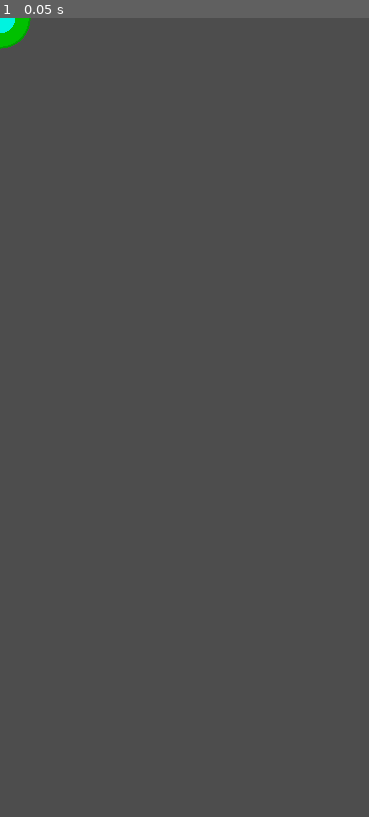
Above: before the commit, frame 1.
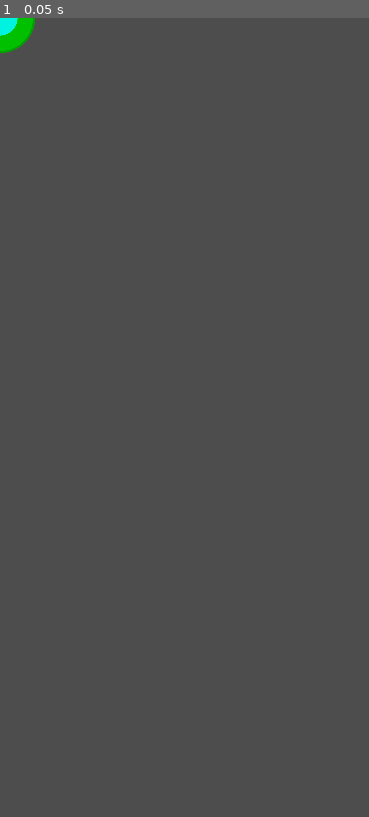
Above: after the commit, the same moment.

Repository: Reckless312/Snake-Godot
Game: Godot game, scene res://snake_body.tscn
Same seed, same stepped clock (60 frames per second), same inputs: the game is played once before the commit and once after it. This scene is started directly instead of the project's main scene.
Inputs:
- Up to frame 1 (0.05 s): no input

The runs differ from the first frame. In frame 1, 0.1% of the frame differs, in the area x 0-10%, y 0-5%.

Commit message:
snake tail implemented

Diff:
--- a/snake/apple.gd
+++ b/snake/apple.gd
@@ -25,4 +25,5 @@
 	show()
 
 func _on_area_entered(area: Area2D) -> void:
-	was_eaten.emit()
+	if area is snake_head:
+		was_eaten.emit()
--- a/snake/hud.gd
+++ b/snake/hud.gd
@@ -26,7 +26,7 @@
 
 
 func update_score(score):
-	$ScoreLabel.text = str(score + int($ScoreLabel.text))
+	$ScoreLabel.text = str(score)
 
 
 func _on_start_button_pressed() -> void:
--- a/snake/main.gd
+++ b/snake/main.gd
@@ -1,14 +1,31 @@
 extends Node
 
+var apples = preload("res://apple.tscn")
+var snake_bodies = preload("res://snake_body.tscn")
+
 var score
-var apples = preload("res://apple.tscn")
 var apple
+var body_list = []
+var position_queue = []
+var spacing = 62
 
 func _ready() -> void:
 	pass
 
 func _process(delta: float) -> void:
-	pass
+	position_queue.append($snake_head.position)
+
+	while position_queue.size() > (body_list.size() + 1) * spacing:
+		position_queue.pop_front()
+
+	for i in range(body_list.size()):
+		if (i + 1) * spacing - 1 < position_queue.size():
+			body_list[i].position = position_queue[(i + 1) * spacing - 1]
+		elif position_queue.size() != 0:
+			body_list[i].position = position_queue[position_queue.size() - 1]
+		else:
+			body_list[i].position = $snake_head.position
+
 
 func new_game():
 	score = 0
@@ -19,24 +36,37 @@
 
 	create_an_apple()
 
-	$snake.reset($StartPosition.position)
-
-	$Music.play()
+	$snake_head.start($StartPosition.position)
+	position_queue.clear()
+	body_list.clear()
 
 func create_an_apple():
 	apple = apples.instantiate()
 	add_child(apple)
+
 	apple.place_randomly()
 	apple.connect("was_eaten", self._on_snake_apple_hit)
 
 func _on_snake_apple_hit() -> void:
-	$EatingApple.play()
 	apple.queue_free()
 	create_an_apple()
-	$snake.create_body()
-	$HUD.update_score(10)
 
+	var new_body = snake_bodies.instantiate()
+	new_body.position = $snake_head.position
+	body_list.append(new_body)
+	add_child(new_body)
 
-func _on_snake_game_over() -> void:
+	score += 10
+	$HUD.update_score(score)
+
+func _on_snake_head_game_over() -> void:
+	if apple != null:
+		apple.queue_free()
+
+	for body in body_list:
+		body.queue_free()
+
+	body_list.clear()
+	position_queue.clear()
+
 	$HUD.show_game_over()
-	$Apple.hide()
--- a/snake/main.tscn
+++ b/snake/main.tscn
@@ -1,7 +1,7 @@
 [gd_scene load_steps=6 format=3 uid="uid://dwr1ggqprofhj"]
 
 [ext_resource type="Script" path="res://main.gd" id="1_l243u"]
-[ext_resource type="PackedScene" uid="uid://ckqfiifrckqi1" path="res://snake.tscn" id="2_765ce"]
+[ext_resource type="PackedScene" uid="uid://bdtq6svqpbjsd" path="res://snake_head.tscn" id="2_yqjgv"]
 [ext_resource type="PackedScene" uid="uid://j1mduwm4plgf" path="res://hud.tscn" id="4_12mim"]
 [ext_resource type="AudioStream" uid="uid://c0mirpsrqf756" path="res://assets/music/Roku Snake OST - Main Theme.mp3" id="5_fpnub"]
 [ext_resource type="AudioStream" uid="uid://d305pgaqeg5w2" path="res://assets/music/20279__koops__apple_crunch_16.wav" id="6_y0wmf"]
@@ -17,7 +17,8 @@
 grow_vertical = 2
 color = Color(0.260211, 0.349803, 0.592432, 1)
 
-[node name="snake" parent="." instance=ExtResource("2_765ce")]
+[node name="snake_head" parent="." instance=ExtResource("2_yqjgv")]
+position = Vector2(226, 197)
 
 [node name="StartPosition" type="Marker2D" parent="."]
 position = Vector2(536, 967)
@@ -31,5 +32,5 @@
 [node name="EatingApple" type="AudioStreamPlayer" parent="."]
 stream = ExtResource("6_y0wmf")
 
-[connection signal="game_over" from="snake" to="." method="_on_snake_game_over"]
+[connection signal="game_over" from="snake_head" to="." method="_on_snake_head_game_over"]
 [connection signal="start_game" from="HUD" to="." method="new_game"]
--- a/snake/snake.gd
+++ /dev/null
@@ -1,44 +0,0 @@
-extends Node2D
-
-signal game_over
-
-var screen_size
-var snake_body = preload("res://snake_body.tscn")
-var bodies = []
-
-func _ready() -> void:
-	screen_size = get_viewport_rect().size
-
-func _process(delta: float) -> void:
-	if $snake_head.position.x < 0 or $snake_head.position.x > screen_size.x or $snake_head.position.y < 0 or $snake_head.position.y > screen_size.y:
-		game_over.emit()
-		$snake_head.reset()
-		$snake_head.hide()
-
-	# position += velocity * delta
-	for i in range(bodies.size() - 1, 0, -1):
-		bodies[i].rotation_degrees = bodies[i - 1].rotation_degrees
-	if bodies.size() > 0:
-		bodies[0].rotation_degrees = $snake_head.rotation_degrees
-
-func reset(pos):
-	$snake_head.start(pos)
-
-func get_valid_position(body):
-	if body.rotation_degrees == 0:
-		return Vector2(body.position.x, body.position.y - 40)
-	if body.rotation_degrees == 90:
-		return Vector2(body.position.x - 40, body.position.y)
-	if body.rotation_degrees == 180:
-		return Vector2(body.position.x, body.position.y + 40)
-	else:
-		return Vector2(body.position.x + 40, body.position.y)
-
-func create_body():
-	var body = snake_body.instantiate()
-	add_child(body)
-	if bodies.size() == 0:
-		body.position = get_valid_position($snake_head)
-	else:
-		body.position = get_valid_position(bodies[bodies.size() - 1])
-	bodies.append(body)
--- a/snake/snake.tscn
+++ /dev/null
@@ -1,11 +0,0 @@
-[gd_scene load_steps=3 format=3 uid="uid://ckqfiifrckqi1"]
-
-[ext_resource type="Script" path="res://snake.gd" id="1_jaibu"]
-[ext_resource type="PackedScene" uid="uid://bdtq6svqpbjsd" path="res://snake_head.tscn" id="2_x2ucs"]
-
-[node name="snake" type="Node2D"]
-script = ExtResource("1_jaibu")
-metadata/_edit_group_ = true
-
-[node name="snake_head" parent="." instance=ExtResource("2_x2ucs")]
-position = Vector2(0, 0)
--- a/snake/snake_body.gd
+++ b/snake/snake_body.gd
@@ -1,5 +1,4 @@
 extends Area2D
-
 
 func _ready() -> void:
 	pass
--- a/snake/snake_body.tscn
+++ b/snake/snake_body.tscn
@@ -18,6 +18,8 @@
 radius = 90.1388
 
 [node name="snake_body" type="Area2D"]
+scale = Vector2(1.15, 1.15)
+collision_mask = 0
 script = ExtResource("1_up7kq")
 metadata/_edit_group_ = true
 
--- a/snake/snake_head.gd
+++ b/snake/snake_head.gd
@@ -1,7 +1,12 @@
 extends Area2D
+
+class_name snake_head
+
+signal game_over
 
 @export var speed = 400
 var screen_size
+var tail_position
 
 func _ready() -> void:
 	screen_size = get_viewport_rect().size
@@ -12,6 +17,7 @@
 func _process(delta: float) -> void:
 	var new_velocity = Vector2.ZERO
 	velocity = velocity.normalized()
+	tail_position = position
 
 	if Input.is_action_pressed("right") and velocity.x != -1:
 		new_velocity.x = 1
@@ -34,6 +40,11 @@
 
 	position += velocity * delta
 
+	if position.x < 0 or position.x > screen_size.x or position.y < 0 or position.y > screen_size.y:
+		game_over.emit()
+		reset()
+		hide()
+
 func reset():
 	position = Vector2.ZERO
 	velocity = Vector2.ZERO
